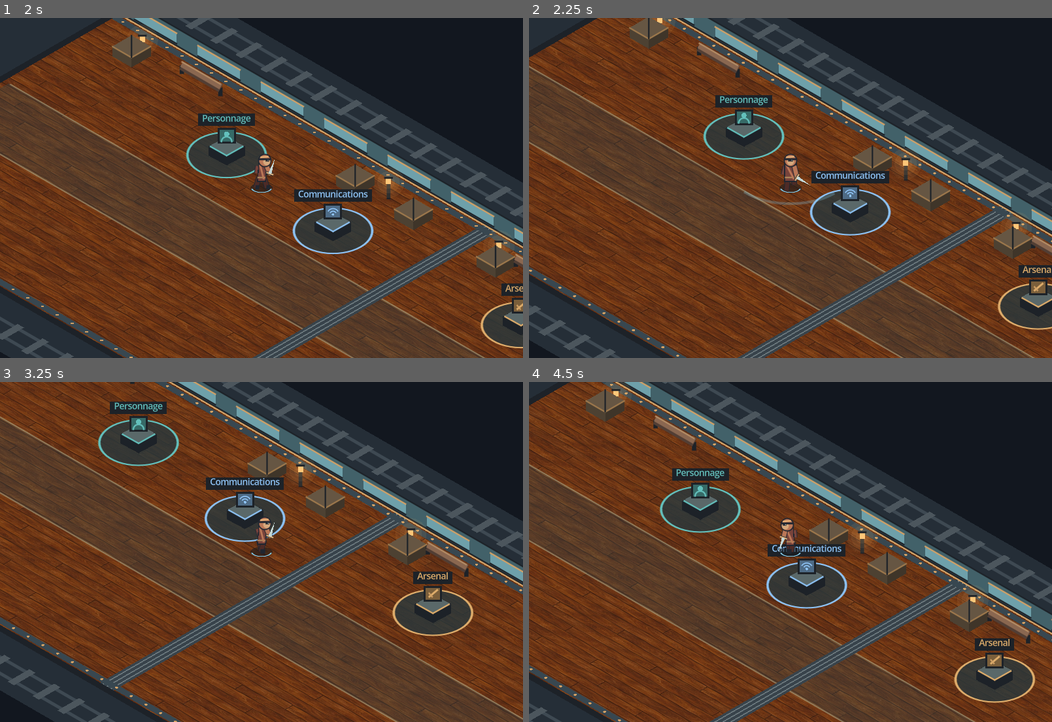
Above: before the commit, frames 1-4 (two rows, left to right).
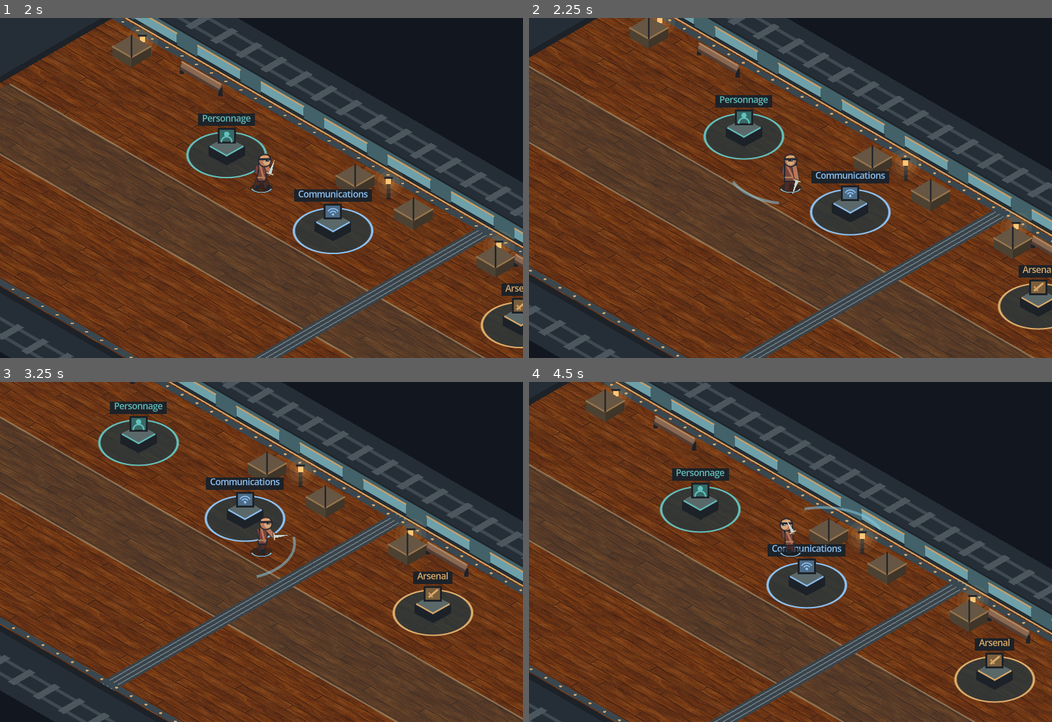
Above: after the commit, the same moments.

Repository: NicolasFerec/le-dernier-train
Game: Godot game, scene res://ui/main_menu.tscn
Same seed, same stepped clock (60 frames per second), same inputs: the game is played once before the commit and once after it. Sound files missing from this copy of the repository are replaced by a short silence.
Inputs (mouse positions are in pixels of both pictures, inside the frame that each line leads up to):
- Up to frame 1 (2 s): click "Jouer" at 0.5 s; tap Enter (ui_accept) at 1.25, 1.52 s; move the mouse to (376, 171) at 1.27 s; hold D (move_right) from 1.28 s (still down); hold J (attack) from 1.28 s (still down); click (376, 171) at 1.42 s; tap K (heavy_attack) at 1.55 s
- Up to frame 2 (2.25 s): move the mouse to (685, 205) at 2.02 s; release D (move_right) at 2.03 s; release J (attack) at 2.03 s; hold S (move_down) from 2.03 s (still down); tap K (heavy_attack) at 2.1 s
- Up to frame 3 (3.25 s): tap Enter (ui_accept) at 2.27 s; tap J (attack) at 2.3 s; move the mouse to (313, 477) at 2.77 s; release S (move_down) at 2.78 s; hold D (move_right) from 2.78 s (still down); hold J (attack) from 2.78 s (still down); tap K (heavy_attack) at 3.05 s
- Up to frame 4 (4.5 s): move the mouse to (764, 620) at 3.52 s; release D (move_right) at 3.53 s; release J (attack) at 3.53 s; hold W (move_up) 3.53-4.28 s; tap Space (dodge) at 3.6 s; click (764, 620) at 3.67 s; tap Enter (ui_accept) at 3.77 s; tap J (attack) at 3.8 s; move the mouse to (947, 603) at 4.27 s; hold A (move_left) from 4.28 s (still down); hold K (heavy_attack) from 4.28 s (still down)

Frame 1 is identical in both runs. In frame 2, 0.2% of the frame differs, in the area x 38-59%, y 44-55%; in frame 3, 0.2%; in frame 4, 0.3%, in the area x 47-68%, y 36-50%.

Commit message:
Slow down heavy attack sweeps

Diff:
--- a/arena/arena.gd
+++ b/arena/arena.gd
@@ -635,7 +635,7 @@
 		roster[id] = [player.slot, player.position, player.hp, player.facing, player.attack_time,
 			player.dash_time, player.max_hp, player.reach, player.attack_delay,
 			player.dash_cooldown, player.character, player.weapon, player.movement, player.dash_direction, player.speed,
-			player.attack_origin, player.attack_direction]
+			player.attack_origin, player.attack_direction, player.heavy_attack]
 	var enemy_states := []
 	for enemy in enemies:
 		enemy_states.append([enemy.position, enemy.hp, enemy.facing, enemy.moving, enemy.hit_cooldown])
@@ -677,6 +677,7 @@
 		player.speed = state[14]
 		player.attack_origin = state[15]
 		player.attack_direction = state[16]
+		player.heavy_attack = state.size() > 17 and state[17]
 	for index in enemy_states.size():
 		var state: Array = enemy_states[index]
 		if index == enemies.size():
--- a/player/character_visual.gd
+++ b/player/character_visual.gd
@@ -44,10 +44,10 @@
 		move = "roll"
 		direction = actor.dash_direction
 		progress = 1.0 - actor.render_dash_time / PlayerLocomotion.DASH_DURATION
-	elif actor.attack_time > actor.attack_delay - actor.SWING_TIME:
+	elif actor.swing_progress() < 1.0:
 		move = "sword-slash"
 		direction = actor.attack_direction
-		progress = (actor.attack_delay - actor.attack_time) / actor.SWING_TIME
+		progress = actor.swing_progress()
 	elif actor.render_movement != Vector2.ZERO:
 		move = "run"
 	var angle := (Isometric.GROUND * direction).angle()
--- a/player/player.gd
+++ b/player/player.gd
@@ -3,6 +3,7 @@
 const COLORS := [Color.SKY_BLUE, Color.GOLD, Color.LIGHT_GREEN, Color.VIOLET]
 
 const SWING_TIME := 0.16
+const HEAVY_SWING_TIME := 0.32
 const SWING_MIN_DOT := 0.4
 const VISUAL := preload("res://player/character_visual.tscn")
 
@@ -54,7 +55,7 @@
 
 
 func swing_progress() -> float:
-	return clampf((attack_delay - attack_time) / SWING_TIME, 0.0, 1.0)
+	return clampf((attack_delay - attack_time) / (HEAVY_SWING_TIME if heavy_attack else SWING_TIME), 0.0, 1.0)
 
 
 func swing_offset(progress: float) -> float:
Not shown, changed: player/character-sprites.md
